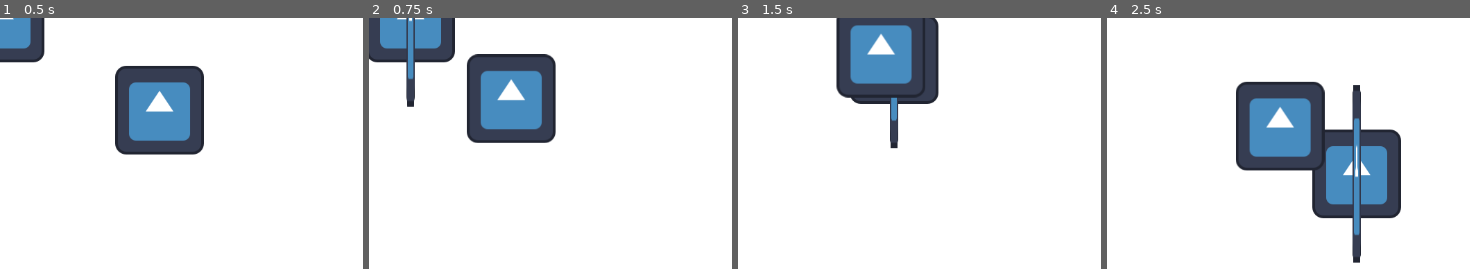
Above: before the commit, frames 1-4 (left to right).
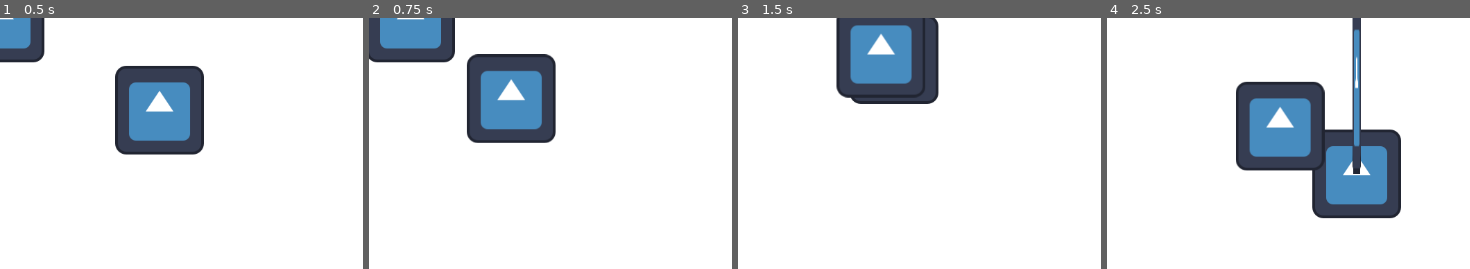
Above: after the commit, the same moments.

Repository: zwack32/crypt_of_the_silver_phoenix
Game: Godot game, scene res://test_world.tscn
Two runs of this game, one before a commit and one after it. Both use one fixed random seed, a clock stepped at 60 frames per second and the inputs below. The engine's default icon, where the game draws it, is replaced by a stand-in: a white triangle on a blue panel in a dark square.
Inputs (mouse positions are in pixels of both pictures, inside the frame that each line leads up to):
- Up to frame 1 (0.5 s): no input
- Up to frame 2 (0.75 s): move the mouse to (outside the picture) at 0.52 s; hold D (move_right) from 0.53 s (still down); click (outside the picture) at 0.6 s
- Up to frame 3 (1.5 s): move the mouse to (977, 263) at 1.27 s; release D (move_right) at 1.28 s; hold S (move_down) from 1.28 s (still down); click (977, 263) at 1.35 s
- Up to frame 4 (2.5 s): move the mouse to (outside the picture) at 2.02 s; release S (move_down) at 2.03 s; hold D (move_right) from 2.03 s (still down); right-click (outside the picture) at 2.1 s; click (outside the picture) at 2.3 s

Frame 1 is identical in both runs. In frame 2, 0.7% of the frame differs, in the area x 10-13%, y 0-36%; in frame 3, 0.4%; in frame 4, 1.7%, in the area x 67-70%, y 0-98%.
Error before the commit: Invalid access to property or key 'player_atk' on a base object of type 'Nil'. (res://weapons/test_stick.gd:16)

Commit message:
working on doing damage to player

Diff:
--- a/Enemy.gd
+++ b/Enemy.gd
@@ -4,7 +4,7 @@
 @export var player: Area2D
 @export var speed: float = 2.0
 
-var health = 20
+var enemy_health = 20
 var enemy_atk = 5
 var enemy_def = 5
 
--- a/Player.gd
+++ b/Player.gd
@@ -13,6 +13,9 @@
 var direction = Vector2.UP
 
 @export var weapon_test_stick: PackedScene
+
+func get_player_atk():
+	return player_atk
 
 func _ready():
 	pass
@@ -62,6 +65,7 @@
 
 func melee_attack():
 	var test_stick = weapon_test_stick.instantiate()
+	test_stick.player = self
 	add_child(test_stick)
 
 func ranged_attack():
--- a/enemy.tscn
+++ b/scenes/enemy.tscn
@@ -6,7 +6,7 @@
 [sub_resource type="RectangleShape2D" id="RectangleShape2D_k3680"]
 size = Vector2(127, 127)
 
-[node name="Enemy" type="Area2D"]
+[node name="Slime" type="Area2D"]
 collision_layer = 9
 script = ExtResource("1_51ycr")
 
--- a/test_world.tscn
+++ b/test_world.tscn
@@ -1,7 +1,7 @@
 [gd_scene load_steps=4 format=3 uid="uid://dhy7e2fcung4f"]
 
 [ext_resource type="PackedScene" uid="uid://u0hfdydssq7m" path="res://player.tscn" id="1_titjy"]
-[ext_resource type="PackedScene" uid="uid://cw0sfcwrtmjxx" path="res://enemy.tscn" id="2_6imu3"]
+[ext_resource type="PackedScene" uid="uid://cw0sfcwrtmjxx" path="res://scenes/enemy.tscn" id="2_6imu3"]
 [ext_resource type="PackedScene" uid="uid://pq3d8p6fi55t" path="res://weapons/test_stick.tscn" id="2_fo2hy"]
 
 [node name="TestWorld" type="Node2D"]
--- a/weapons/test_stick.gd
+++ b/weapons/test_stick.gd
@@ -1,8 +1,8 @@
 extends Area2D
 
 @onready var collision_shape_2d = $CollisionShape2D
-var player: Player
-var enemy: Enemy
+@export var player: Player
+@export var enemy: Enemy
 
 var str = 5
 
@@ -13,8 +13,10 @@
 	pass
 
 func _on_area_entered(area):
-	enemy_damage(player.player_atk, enemy.enemy_atk)
+	print(player.get_player_atk())
+	#print(enemy.enemy_def)
+	#enemy_damage(player.player_atk, enemy.enemy_def, enemy.health)
 
-func enemy_damage(player_atk,enemy_def):
+func enemy_damage(player_atk,enemy_def,enemy_hp):
 	player_atk+str-enemy_def+str
 	#actually do the damage here
--- a/weapons/test_stick.tscn
+++ b/weapons/test_stick.tscn
@@ -12,11 +12,12 @@
 script = ExtResource("1_x8eap")
 
 [node name="CollisionShape2D" type="CollisionShape2D" parent="."]
-position = Vector2(0.0250002, 0)
+position = Vector2(-1.86265e-09, -127)
 scale = Vector2(0.605, 8)
 shape = SubResource("RectangleShape2D_d4yrp")
 
 [node name="Sprite2D" type="Sprite2D" parent="."]
+position = Vector2(0, -128)
 scale = Vector2(0.092, 2)
 texture = ExtResource("1_rnonn")
 
